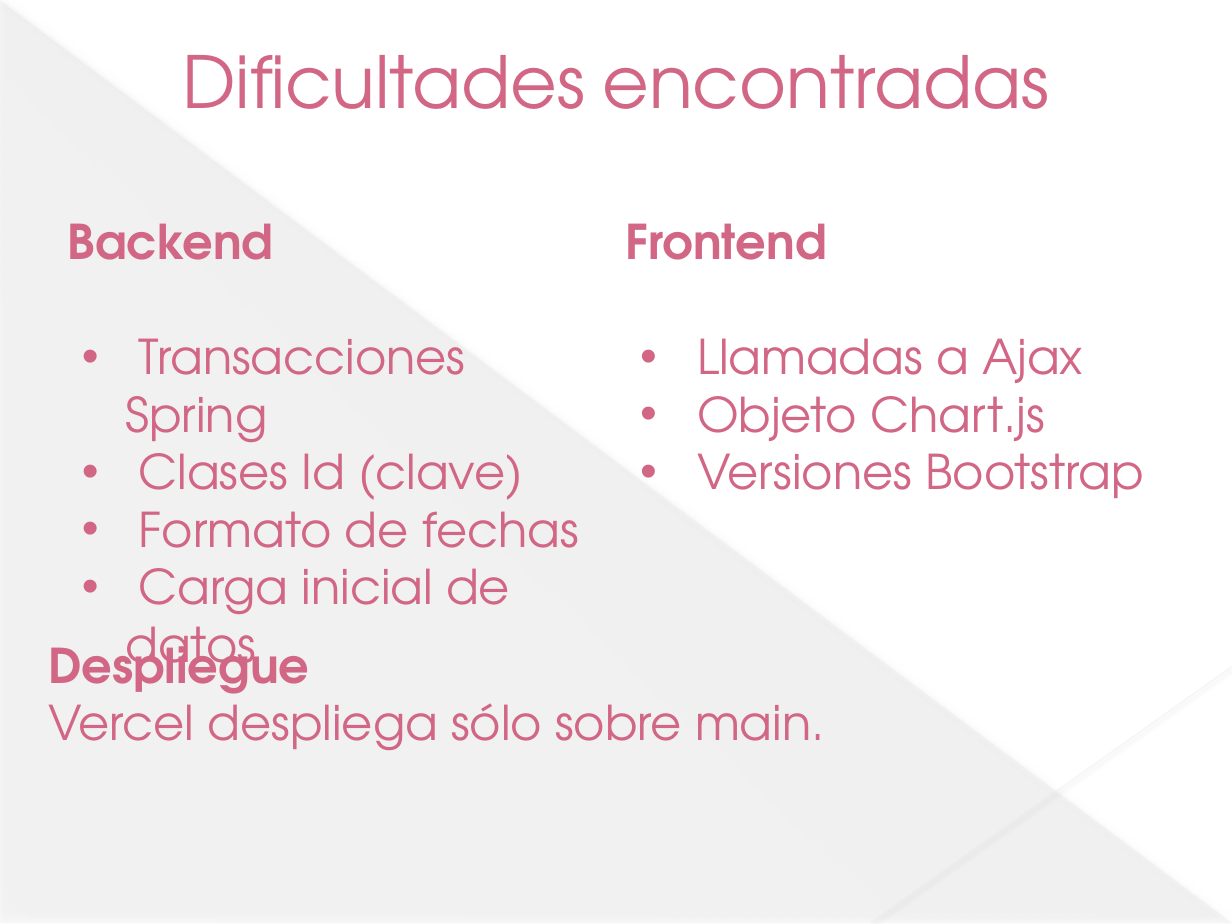
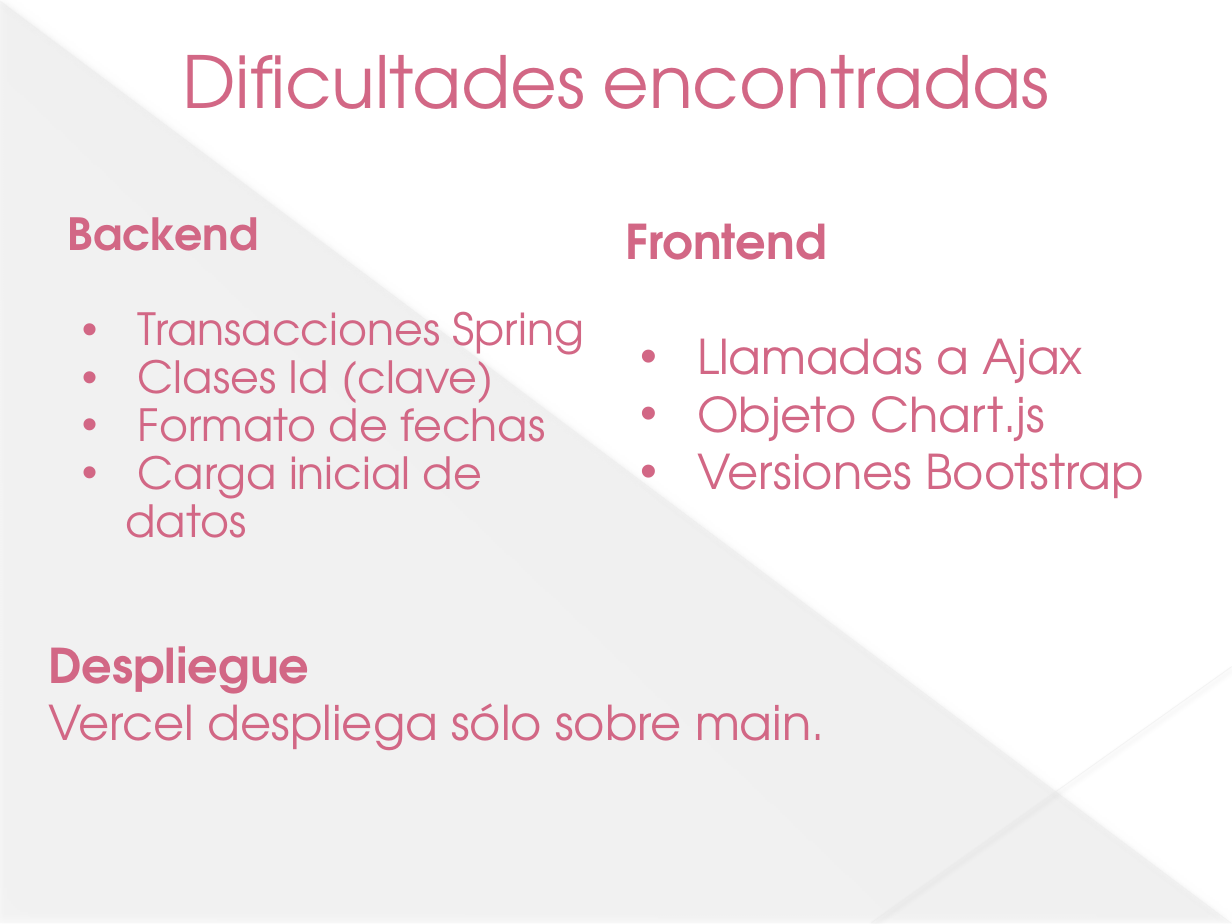
Before and after one commit to jesusdavidguti/ProyectoFinDeCurso, a slide deck: slide 10 of Presentación/Proyecto fin de curso.pptx. Drawn at 1232x924 pixels with LibreOffice and Linux fonts; fonts in the diff are those of the drawing. Boxes give left, top, right and bottom in pixels: in the first picture for what was removed or moved away, otherwise in the second. Text is boxed around its words. In the diff, an @@ line names an element or a change of style, - is before the commit and + after.

```diff
--- a/Presentación/Proyecto fin de curso.pptx
+++ b/Presentación/Proyecto fin de curso.pptx
@@ text "Backend" at box(67, 217, 584, 538): size 28 to 25.9 pt; line spacing 1 to 0.9 @@
```
Also in this commit, not shown: 1 other slide changed, 1 other file.
